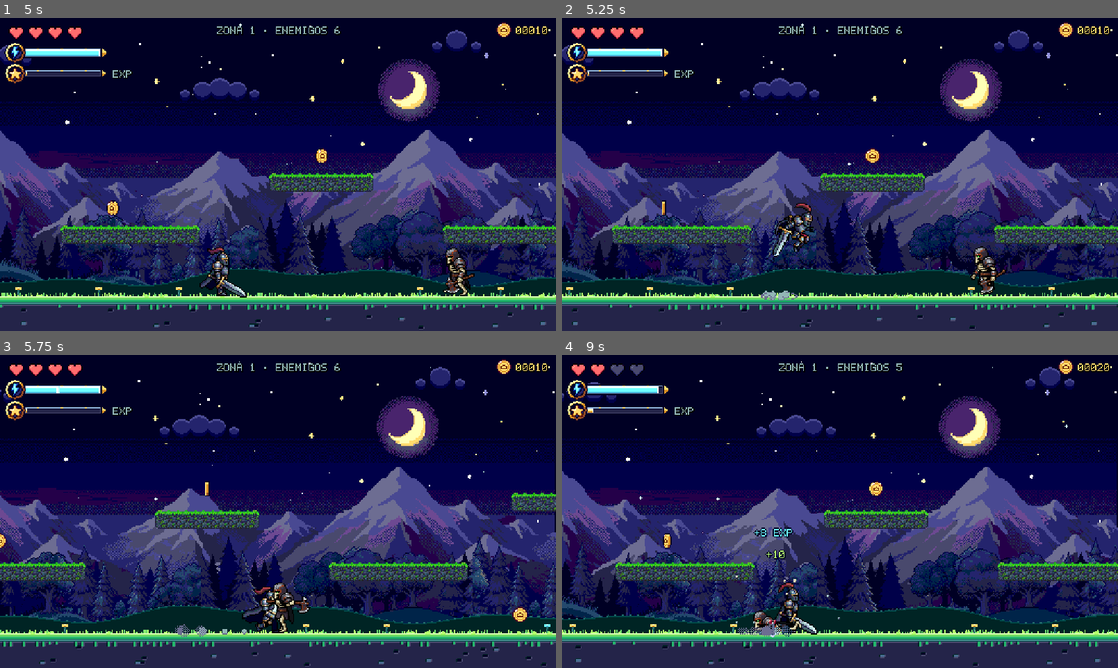
Above: before the commit, frames 1-4 (two rows, left to right).
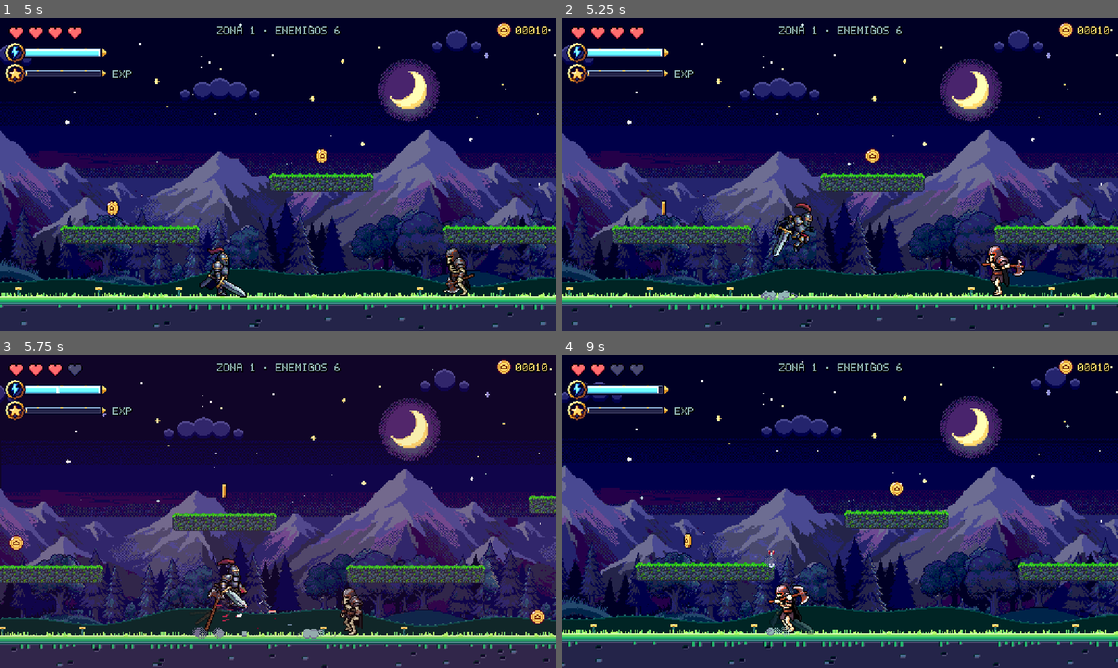
Above: after the commit, the same moments.

Repository: Monguit0/PIP-SLIME-GODOT
Game: Godot game, scene res://scenes/main.tscn
Same seed, same stepped clock (60 frames per second), same inputs: the game is played once before the commit and once after it.
Inputs (mouse positions are in pixels of both pictures, inside the frame that each line leads up to):
- Up to frame 1 (5 s): tap Enter at 0.5 s; move the mouse to (400, 158) at 0.52 s; hold Right (derecha) 0.53-1.25 s; tap X (atacar) at 0.6, 2.1 s; click (400, 158) at 0.67 s; tap Space (kb_saltar) at 0.77, 3.77 s; tap C (poder) at 0.8, 2.3, 3.6 s; drag from (166, 190) to (250, 237) at 1.27 s; move the mouse to (333, 105) at 2.02 s; hold Left (izquierda) 2.03-2.75 s; drag from (250, 237) to (111, 127) at 2.77 s; move the mouse to (444, 221) at 3.52 s; hold Right (derecha) 3.53-4.25 s; drag from (111, 127) to (194, 96) at 4.27 s
- Up to frame 2 (5.25 s): move the mouse to (867, 174) at 5.02 s; hold Right (derecha) from 5.03 s (still down); tap Z at 5.1 s; click (867, 174) at 5.17 s
- Up to frame 3 (5.75 s): keep holding Right (derecha); tap C (poder) at 5.3 s
- Up to frame 4 (9 s): release Right (derecha) at 5.75 s; drag from (756, 433) to (840, 614) at 5.77 s; move the mouse to (962, 495) at 6.52 s; hold Left (izquierda) 6.53-7.25 s; tap J at 6.6 s; tap Space (kb_saltar) at 6.77 s; tap C (poder) at 6.8, 8.3 s; drag from (728, 527) to (901, 611) at 7.27 s; move the mouse to (895, 442) at 8.02 s; hold Right (derecha) 8.03-8.75 s; tap L at 8.1 s; drag from (812, 574) to (673, 464) at 8.77 s

Frame 1 is identical in both runs. In frame 2, 0.9% of the frame differs, in the area x 73-84%, y 72-89%; in frame 3, 38%, in the area x 0-100%, y 2-100%; in frame 4, 35%.

Commit message:
Esqueletos: hacha búmeran, tiro triple cargado y muerte que revienta en huesos
- Hachero: lanza el hacha (C / Y), que vuelve a su mano; cuadros sin hacha mientras vuela (PixelLab)
- Arquero: mantener el ataque carga tres flechas (arriba, medio y abajo)
- Al morir revientan en calavera, huesos y astillas que rebotan
- Valen en la campaña, el modo Villano y el multijugador

Co-Authored-By: Claude Fable 5.2 <noreply@anthropic.com>
Claude-Session: https://claude.ai/code/session_01RBRdMs8ZorrTwNvnyyTf3c

Diff:
--- /dev/null
+++ b/scripts/axe.gd
@@ -0,0 +1,79 @@
+extends Node2D
+## El hacha que lanza el esqueleto hachero: sale girando, se frena a unos 90 px y vuelve a su mano como un
+## búmeran. Lastima a la ida y a la vuelta (una vez por tramo a cada héroe) y atraviesa las plataformas.
+## Si el dueño muere con el hacha en el aire, cae al piso y se apaga.
+
+const TEX := preload("res://assets/sprites/skel/axe_thrown.png")
+
+var game
+var thrower: Node2D
+var dir := 1.0
+var vx := 300.0
+var back := false
+var lost := false
+var vy := 0.0
+var t := 0.0
+var hit: Array = []
+var whoosh := 0.0
+
+
+func _ready() -> void:
+	z_index = 4
+	add_to_group("hachas")
+
+
+func _physics_process(dt: float) -> void:
+	t += dt
+	queue_redraw()
+	if lost:
+		vy += 500.0 * dt
+		position += Vector2(dir * 30.0, vy) * dt
+		if position.y > 126.0 or t > 3.0:
+			Fx.dust(get_parent(), position, 2, 16.0, 3.0, 1.2, Pal.SS)
+			queue_free()
+		return
+	if thrower == null or not is_instance_valid(thrower) or thrower.dead:
+		lost = true
+		return
+	whoosh -= dt
+	if whoosh <= 0.0:
+		whoosh = 0.16
+		Snd.play("tajo", {"rate": 1.6, "vol": 0.22})
+	if not back:
+		# la ida: sale fuerte y se va frenando
+		position.x += dir * vx * dt
+		vx -= 500.0 * dt
+		if vx <= 0.0:
+			back = true
+			hit.clear()
+			vx = 0.0
+			Fx.twinkle(get_parent(), global_position, Pal.W, 3.0, 0.14)
+	else:
+		# la vuelta: acelera hacia la mano del dueño, esté donde esté
+		var to: Vector2 = thrower.global_position + Vector2(0, -11) - global_position
+		vx = minf(300.0, vx + 620.0 * dt)
+		if to.length() < 8.0:
+			thrower.axe_back()
+			queue_free()
+			return
+		position += to.normalized() * vx * dt
+	if int(t * 30.0) % 2 == 0:
+		Fx.part(get_parent(), global_position, Vector2.ZERO, 0.0, 0.12, Pal.S if back else Pal.W)
+	var b := Rect2(global_position.x - 7.0, global_position.y - 6.0, 14, 12)
+	for h in get_tree().get_nodes_in_group("heroe"):
+		var p := h as Player
+		if p != null and not p.dead and not hit.has(p) and p.box().intersects(b):
+			hit.append(p)
+			if p.hurt(global_position.x - dir * 6.0 * (-1.0 if back else 1.0), 1, self):
+				Fx.hitstop(0.04)
+
+
+func _draw() -> void:
+	# la misma hacha que lleva en la mano (recortada de su dibujo), girando sobre el medio del mango,
+	# con dos sombras de giro detrás para que se lea la vuelta
+	var spin := t * 20.0 * dir * (-1.0 if back else 1.0)
+	for i in 3:
+		var k := 2 - i
+		draw_set_transform(Vector2.ZERO, spin - k * 0.55 * dir * (-1.0 if back else 1.0), Vector2.ONE)
+		draw_texture_rect(TEX, Rect2(-10.5, -4.5, 21, 9), false, Color(1, 1, 1, [1.0, 0.35, 0.15][k]))
+	draw_set_transform(Vector2.ZERO, 0.0, Vector2.ONE)
--- /dev/null
+++ b/scripts/bone.gd
@@ -0,0 +1,67 @@
+extends Node2D
+## Un hueso suelto de un esqueleto que revienta: vuela girando, rebota en el piso, queda un rato y se apaga.
+## kind: "skull" (la calavera, con sus ojitos verdes que se apagan), "long" (un hueso largo), "rib" (una
+## costilla curva) o "bit" (una astilla).
+
+const C1 := Color("e0d7b9")
+const C2 := Color("b5a98d")
+
+var kind := "long"
+var vel := Vector2.ZERO
+var spin := 0.0
+var floor_y := 128.0
+var life := 1.6
+var t := 0.0
+var bounces := 0
+
+
+func _ready() -> void:
+	z_index = 2
+	rotation = randf() * TAU
+
+
+func _physics_process(dt: float) -> void:
+	t += dt
+	vel.y += 460.0 * dt
+	position += vel * dt
+	rotation += spin * dt
+	if position.y >= floor_y - 1.0 and vel.y > 0.0:
+		position.y = floor_y - 1.0
+		if vel.y > 50.0 and bounces < 3:
+			# rebota: cada vez más bajo, con un clic y polvo
+			vel.y *= -0.45
+			vel.x *= 0.7
+			spin *= 0.6
+			bounces += 1
+			if kind == "skull" or bounces == 1:
+				Fx.dust(get_parent(), Vector2(position.x, floor_y), 1, 14.0, 2.0, 1.0, Pal.SS)
+			if kind == "skull":
+				Snd.play("huesos", {"rate": 1.5 + bounces * 0.2, "vol": 0.3})
+		else:
+			vel = Vector2(move_toward(vel.x, 0.0, 200.0 * dt), 0.0)
+			spin = move_toward(spin, 0.0, 30.0 * dt)
+	if t > life:
+		queue_free()
+	queue_redraw()
+
+
+func _draw() -> void:
+	if t > life - 0.4 and int(t * 20.0) % 2 == 1:
+		return
+	match kind:
+		"skull":
+			draw_rect(Rect2(-2.5, -2.5, 5, 4), C1)
+			draw_rect(Rect2(-1.5, 1.5, 3, 1.5), C2)
+			var eye: Color = Pal.L if t < 0.7 else Pal.K
+			draw_rect(Rect2(-1.5, -1, 1, 1), eye)
+			draw_rect(Rect2(0.5, -1, 1, 1), eye)
+		"long":
+			draw_rect(Rect2(-3, -0.5, 6, 1), C1)
+			draw_rect(Rect2(-3.5, -1, 1, 2), C1)
+			draw_rect(Rect2(2.5, -1, 1, 2), C1)
+		"rib":
+			draw_rect(Rect2(-2, -1, 4, 0.5), C1)
+			draw_rect(Rect2(-2.5, -0.5, 0.5, 1.5), C2)
+			draw_rect(Rect2(2, -0.5, 0.5, 1.5), C2)
+		_:
+			draw_rect(Rect2(-1, -0.5, 2, 1), C2)
--- a/scripts/enemy_arrow.gd
+++ b/scripts/enemy_arrow.gd
@@ -18,6 +18,7 @@
 var stuck_pos := Vector2.ZERO
 
 
+var aim := Vector2.ZERO  # si viene, la dirección del tiro (las tres flechas del arquero: arriba, medio y abajo)
 var hero := false  # la devolvió el parry: ahora le pega a los bichos y al jefe
 var hero_dmg := 2  # lo que pega devuelta (1 la de los esqueletos del Nigromante)
 var hit_list: Array = []
@@ -26,7 +27,7 @@
 func _ready() -> void:
 	z_index = 3
 	add_to_group("flechas_malas")
-	vel = Vector2(face * 205.0, -10.0)
+	vel = aim * 205.0 if aim != Vector2.ZERO else Vector2(face * 205.0, -10.0)
 	rotation = vel.angle()
 	prev_tip = global_position - vel.normalized() * 6.0
 
--- a/scripts/skeleton.gd
+++ b/scripts/skeleton.gd
@@ -17,6 +17,10 @@
 const EnemyArrow := preload("res://scripts/enemy_arrow.gd")
 const BONE := [Color("e0d7b9"), Color("b5a98d"), Pal.S]  # huesitos que saltan
 const Turbo := preload("res://scripts/turbo.gd")
+const AxeScript := preload("res://scripts/axe.gd")
+const BoneScript := preload("res://scripts/bone.gd")
+const TRIPLE := 0.7                 # lo que hay que mantener el ataque para el tiro triple
+const VOLLEY := [-17.0, 0.0, 13.0]  # las tres flechas: arriba, medio y abajo (grados)
 # modo Villano (MOB del original): cuando lo manejás vos corre más y salta
 const PSPEED := {"skarch": 62.0, "skaxe": 66.0}
 const VJUMP := 245.0
@@ -64,7 +68,12 @@
 var show_hp := 0.0
 var drop_t := 0.0
 var turbo = Turbo.new()
-var charging := false  # (los esqueletos no cargan nada; lo mira la cámara)
+var charging := false  # (lo mira la cámara; los esqueletos no apuntan lejos)
+var axe_out := false   # el hachero tiró el hacha y todavía no le volvió
+var throwing := false  # está levantando el hacha para tirarla (no para pegar)
+var chg := 0.0         # el arquero que manejás: cuánto lleva cargando el tiro triple
+var shots := 0
+var triple := false    # el próximo tiro del arquero es el triple
 var aim_x := 0.0
 
 
@@ -130,7 +139,7 @@
 static func asset_paths() -> Array:
 	var out: Array = []
 	for folder in ["arch", "axe"]:
-		for anim in ["idle", "walk", "atk", "hurt", "death"]:
+		for anim in ["idle", "walk", "atk", "hurt", "death", "idle_bare", "walk_bare"]:
 			var i := 0
 			while ResourceLoader.exists("%s%s/%s/frame_%03d.png" % [DIR, folder, anim, i]):
 				out.append("%s%s/%s/frame_%03d.png" % [DIR, folder, anim, i])
@@ -140,7 +149,8 @@
 
 func _load_frames() -> void:
 	var folder := DIR + ("arch" if kind == "skarch" else "axe") + "/"
-	for anim in ["idle", "walk", "atk", "hurt", "death"]:
+	# idle_bare y walk_bare: el hachero con las manos vacías, mientras el hacha que tiró está en el aire
+	for anim in ["idle", "walk", "atk", "hurt", "death", "idle_bare", "walk_bare"]:
 		var list: Array = []
 		var i := 0
 		while ResourceLoader.exists("%s%s/frame_%03d.png" % [folder, anim, i]):
@@ -175,6 +185,8 @@
 		var hold := maxf(0.6, n / 12.0 + 0.35)
 		sprite.material = Fx.silhouette(Color.WHITE) if flash > 0.0 else null
 		sprite.modulate = Color.WHITE if flash > 0.0 else Color(1, 1, 1, 1.0 - clampf((dead_t - hold) / 0.35, 0.0, 1.0))
+		# revienta: un destello blanco y desaparece; lo que queda son los huesos volando
+		sprite.visible = dead_t < 0.09
 		if dead_t > hold + 0.35:
 			queue_free()
 		return
@@ -221,7 +233,7 @@
 			stun -= dt
 			dir = 0.0
 		var on: bool = turbo.step(self, dt, stun <= 0.0 and Ctl.down(game.vdev, "especial") and _playing(), face, Color("e0d7b9"), 9.0)
-		var top: float = float(PSPEED.get(kind, 62.0)) * (Turbo.MUL if on else 1.0)
+		var top: float = float(PSPEED.get(kind, 62.0)) * (Turbo.MUL if on else 1.0) * (0.5 if chg > 0.15 else 1.0)
 		var acc := (900.0 if on else (700.0 if is_on_floor() else 450.0)) * dt
 		velocity.x += clampf(dir * top - velocity.x, -acc, acc)
 	elif stun > 0.0:
@@ -279,7 +291,7 @@
 
 
 func mob_hint() -> String:
-	return ("X: FLECHA" if kind == "skarch" else "X: HACHAZO") + " · SHIFT: TURBO"
+	return ("X: FLECHA · MANTENÉ X: TRIPLE" if kind == "skarch" else "X: HACHAZO · C: LANZAR") + " · SHIFT: TURBO"
 
 
 ## Le entra el alma del villano: destello, aro, y ya no se queda en su plataforma.
@@ -319,7 +331,25 @@
 			squash = Vector2(0.7, 1.35)
 			Snd.play("salto", {"rate": 1.15})
 			Fx.dust(get_parent(), global_position, 2, 18.0, 3.0, 1.3)
-	if Ctl.tap(game.vdev, "atacar") and cool <= 0.0:
+	if kind == "skarch":
+		# mantener el ataque carga el tiro triple; al soltarlo salen las tres flechas
+		if Ctl.down(game.vdev, "atacar"):
+			var was := chg
+			chg += _dt
+			if was < TRIPLE and chg >= TRIPLE:
+				flash = 0.08
+				squash = Vector2(1.2, 0.85)
+				Snd.play("cargado", {"vol": 0.6})
+				Fx.twinkle(get_parent(), global_position + Vector2(face * 7.0, -11.0), Pal.L, 4.0, 0.2)
+		else:
+			if chg >= TRIPLE:
+				_volley()
+				cool = 0.6
+			chg = 0.0
+	elif Ctl.tap(game.vdev, "poder") and cool <= 0.0 and not axe_out:
+		_throw()
+		cool = 0.5
+	if Ctl.tap(game.vdev, "atacar") and cool <= 0.0 and not axe_out:
 		if kind == "skarch":
 			shoot_t = 0.16   # la flecha sale a los 0,26: una décima de tensar el arco
 			shot = false
@@ -342,6 +372,11 @@
 	if ctrl:
 		Turbo.draw_marker(self, -29.0)
 		turbo.draw_bar(self)
+		if chg > 0.15:
+			# la carga del tiro triple: una barrita que se llena y titila cuando está lista
+			var k := clampf(chg / TRIPLE, 0.0, 1.0)
+			draw_rect(Rect2(-6.5, -34.5, 13, 3), Pal.K)
+			draw_rect(Rect2(-6, -34, 12.0 * k, 2), (Pal.W if int(chg * 16.0) % 2 == 0 else Pal.L) if k >= 1.0 else Pal.Y)
 	if hp < max_hp and (show_hp > 0.0 or ctrl):
 		Turbo.draw_hp(self, -25.0, hp, max_hp)
 
@@ -363,13 +398,22 @@
 			if cool <= 0.0 and dist < 170.0 and is_on_floor():
 				shoot_t = 0.0
 				shot = false
-				cool = 1.6 + randf() * 0.7
-				Snd.play("alerta", {"rate": 1.5, "vol": 0.3})
+				shots += 1
+				triple = shots % 3 == 0   # uno de cada tres tiros es el triple: tensa el arco más tiempo
+				cool = 1.6 + randf() * 0.7 + (0.5 if triple else 0.0)
+				Snd.play("alerta", {"rate": 1.1 if triple else 1.5, "vol": 0.45 if triple else 0.3})
 			return _keep_on(-face if dist < 56.0 else (face if dist > 120.0 else 0.0))
 	else:
 		if absf(dy) < 26.0 and dist < 200.0:
 			face = signf(dx) if dx != 0.0 else face
-			if dist < 24.0 and absf(dy) < 14.0 and cool <= 0.0 and is_on_floor():
+			if not axe_out and cool <= 0.0 and dist > 40.0 and dist < 105.0 and absf(dy) < 14.0 and is_on_floor():
+				# de lejos: levanta el hacha y la tira
+				windup = 0.45
+				throwing = true
+				cool = 2.8 + randf() * 0.8
+				Snd.play("alerta", {"rate": 0.7, "vol": 0.4})
+				return 0.0
+			if not axe_out and dist < 24.0 and absf(dy) < 14.0 and cool <= 0.0 and is_on_floor():
 				windup = 0.38
 				cool = 1.4
 				Snd.play("alerta", {"rate": 0.9, "vol": 0.35})
@@ -397,10 +441,15 @@
 	if stun > 0.0:
 		windup = 0.0
 		shoot_t = -1.0
+		throwing = false
+		triple = false
 		return
 	if windup > 0.0:
 		windup -= dt
-		if windup <= 0.0:
+		if windup <= 0.0 and throwing:
+			throwing = false
+			_throw()
+		elif windup <= 0.0:
 			swing_t = 0.0
 			swing_hit = false
 			Snd.play("tajo", {"rate": 0.75, "vol": 0.7})
@@ -429,7 +478,16 @@
 			Fx.shake(1.5, 0.1)
 	if shoot_t >= 0.0:
 		shoot_t += dt
-		if shoot_t >= 0.26 and not shot:
+		var fire_at := 0.62 if triple else 0.26
+		if triple and not shot and Engine.get_physics_frames() % 5 == 0:
+			# tensando el triple: chispas en el arco, cada vez más
+			Fx.part(get_parent(), global_position + Vector2(face * 7.0 + randf_range(-3, 3), -11.0 + randf_range(-4, 4)), Vector2(0, -12), 0.0, 0.2, Pal.L if randf() < 0.6 else Pal.W)
+		if triple and shoot_t >= fire_at and not shot:
+			shot = true
+			triple = false
+			_volley()
+			shoot_t = 0.26
+		elif shoot_t >= fire_at and not shot:
 			shot = true
 			var a := EnemyArrow.new()
 			a.face = face
@@ -442,6 +500,79 @@
 			squash = Vector2(0.85, 1.1)
 		if shoot_t >= 0.5:
 			shoot_t = -1.0
+
+
+## Las tres flechas del arquero: arriba, medio y abajo.
+func _volley() -> void:
+	for i in VOLLEY.size():
+		var ang := deg_to_rad(VOLLEY[i])
+		var a := EnemyArrow.new()
+		a.face = face
+		a.game = game
+		a.aim = Vector2(face * cos(ang), sin(ang))
+		a.global_position = global_position + Vector2(face * 7.0, -11.0)
+		get_parent().add_child(a)
+		Snd.play("disparo", {"rate": 0.75 + i * 0.12, "vol": 0.55, "delay": i * 0.03})
+	var at := global_position + Vector2(face * 9.0, -11.0)
+	Fx.twinkle(get_parent(), at, Pal.L, 4.5, 0.16)
+	Fx.ring(get_parent(), at, Pal.L, 0.0, 9.0, 1.0, 0.2)
+	Fx.burst(get_parent(), at, 6, [Pal.L, Pal.W], 70.0, 20.0, 0.25, 0.0)
+	Fx.shake(1.5, 0.1)
+	velocity.x -= face * 55.0
+	squash = Vector2(0.75, 1.2)
+	flash = 0.05
+
+
+## Tira el hacha: sale girando y vuelve sola. Hasta que vuelve no puede pegar ni tirar otra.
+func _throw() -> void:
+	axe_out = true
+	swing_t = 0.0
+	swing_hit = true   # el gesto del hachazo, pero el que pega es el hacha que vuela
+	var a := AxeScript.new()
+	a.game = game
+	a.thrower = self
+	a.dir = face
+	a.global_position = global_position + Vector2(face * 8.0, -12.0)
+	get_parent().add_child(a)
+	Snd.play("tajo", {"rate": 1.1, "vol": 0.7})
+	Snd.play("huesos", {"vol": 0.35})
+	Fx.slash(get_parent(), global_position + Vector2(face * 2.0, -12), 12.0, -100.0, 50.0, face, Pal.W, 3.0, 0.12)
+	velocity.x += face * 30.0
+	squash = Vector2(1.25, 0.82)
+
+
+## La atajó.
+func axe_back() -> void:
+	axe_out = false
+	cool = maxf(cool, 0.2)
+	squash = Vector2(0.85, 1.15)
+	Snd.play("metal", {"rate": 1.6, "vol": 0.4})
+	Fx.twinkle(get_parent(), global_position + Vector2(face * 6.0, -12.0), Pal.W, 3.0, 0.14)
+
+
+## Revienta en huesos: la calavera, huesos largos, costillas y astillas que saltan girando y rebotan.
+func _bones(from_dir: int, crit: bool) -> void:
+	var fy: float = game.landing_y(global_position.x) if game != null and global_position.y < 126.0 else 128.0
+	if fy < global_position.y - 2.0:
+		fy = 128.0
+	var kinds := ["skull", "long", "long", "long", "rib", "rib", "rib", "bit", "bit", "bit"]
+	if crit:
+		kinds += ["long", "rib", "bit", "bit"]
+	for k in kinds:
+		var b := BoneScript.new()
+		b.kind = k
+		b.floor_y = fy
+		b.position = global_position + Vector2(randf_range(-3, 3), -randf_range(4, 18))
+		var ang := randf_range(-PI * 0.9, -PI * 0.1)
+		var sp := randf_range(55.0, 130.0) * (1.3 if crit else 1.0)
+		b.vel = Vector2(cos(ang) * sp + from_dir * 45.0, sin(ang) * sp - 40.0)
+		if k == "skull":
+			b.vel = Vector2(from_dir * 60.0 + randf_range(-20, 20), -190.0)
+			b.life = 2.4
+		else:
+			b.life = randf_range(1.2, 2.0)
+		b.spin = randf_range(-22.0, 22.0)
+		get_parent().add_child(b)
 
 
 func _touch_hero() -> void:
@@ -569,10 +700,17 @@
 	target.set_deferred("monitorable", false)
 	squash = Vector2(1.3, 0.75)
 	position.x += from_dir * 3
-	Fx.hitstop(0.05 if how == "stomp" else 0.04)
-	Fx.shake(2.0, 0.14)
-	Snd.play("huesos", {"rate": 1.1, "vol": 0.7})
-	Snd.play("explotar", {"delay": 0.05, "vol": 0.6, "rate": 1.3})
+	Fx.hitstop(0.09 if crit else 0.07)
+	Fx.shake(3.5 if crit else 2.8, 0.2)
+	Snd.play("huesos", {"rate": 1.1, "vol": 0.8})
+	Snd.play("huesos", {"rate": 0.7, "vol": 0.6, "delay": 0.06})
+	Snd.play("explotar", {"delay": 0.05, "vol": 0.7, "rate": 1.3})
+	_bones(from_dir, crit)
+	var mid := global_position + Vector2(0, -11)
+	Fx.ring(get_parent(), mid, Pal.W, 0.0, 16.0, 1.0, 0.25)
+	Fx.ring(get_parent(), mid, Pal.L, 0.06, 24.0, 1.0, 0.35)
+	Fx.shock(get_parent(), global_position, Color("e0d7b9"), 14.0, 0.3)
+	Fx.burst(get_parent(), mid, 10, [Color("e0d7b9"), Pal.W, Pal.L], 110.0, 40.0, 0.4, 260.0)
 	# se desarma: estrella, huesitos que rebotan, polvo de tumba y el brillo verde que se escapa
 	var at := global_position + Vector2(0, -10)
 	Fx.hit(get_parent(), at, Vector2(0, 1) if how == "stomp" else Vector2(from_dir if from_dir != 0 else 1, -0.2), Pal.W, crit)
@@ -593,6 +731,10 @@
 		sprite.texture = _frame("hurt", int((1.0 - stun / 0.35) * hn)) if hn > 0 else _frame("walk", 0)
 	elif windup > 0.0:  # levanta el hacha
 		sprite.texture = _frame("atk", 1 if windup > 0.19 else 2)
+	elif axe_out and absf(velocity.x) > 6.0 and not frames.get("walk_bare", []).is_empty():
+		sprite.texture = _frame("walk_bare", int(anim_t * (10.0 if absf(velocity.x) > 25.0 else 7.0)) % frames["walk_bare"].size())
+	elif axe_out and not frames.get("idle_bare", []).is_empty():
+		sprite.texture = _frame("idle_bare", int(anim_t * 5.0) % frames["idle_bare"].size())
 	elif swing_t < 0.3:  # hachazo al piso y la vuelve a subir
 		sprite.texture = _frame("atk", 3 + int(swing_t / 0.3 * 3.0))
 	elif shoot_t >= 0.0:
Binary file added: assets/sprites/skel/axe/idle_bare/frame_000.png
Binary file added: assets/sprites/skel/axe/idle_bare/frame_001.png
Binary file added: assets/sprites/skel/axe/idle_bare/frame_002.png
Binary file added: assets/sprites/skel/axe/walk_bare/frame_000.png
Binary file added: assets/sprites/skel/axe/walk_bare/frame_001.png
Binary file added: assets/sprites/skel/axe/walk_bare/frame_002.png
Binary file added: assets/sprites/skel/axe/walk_bare/frame_003.png
Binary file added: assets/sprites/skel/axe_thrown.png
